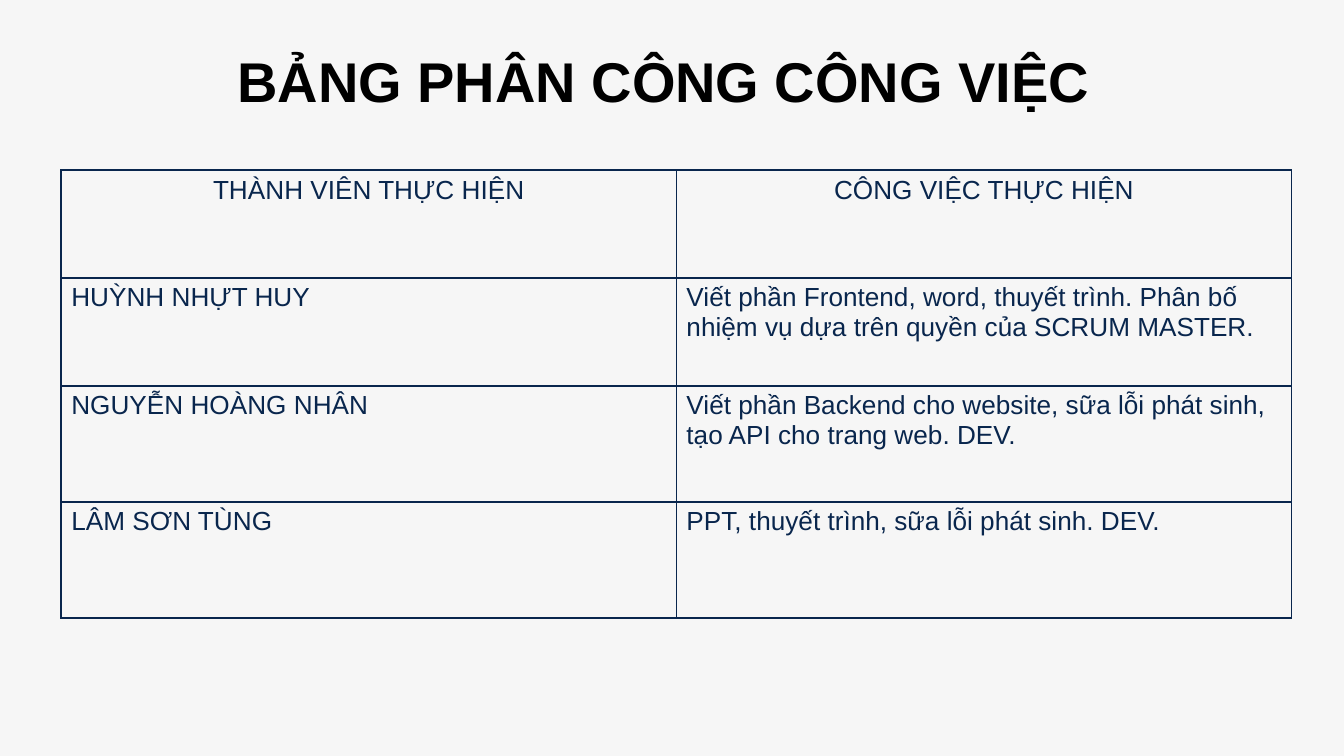
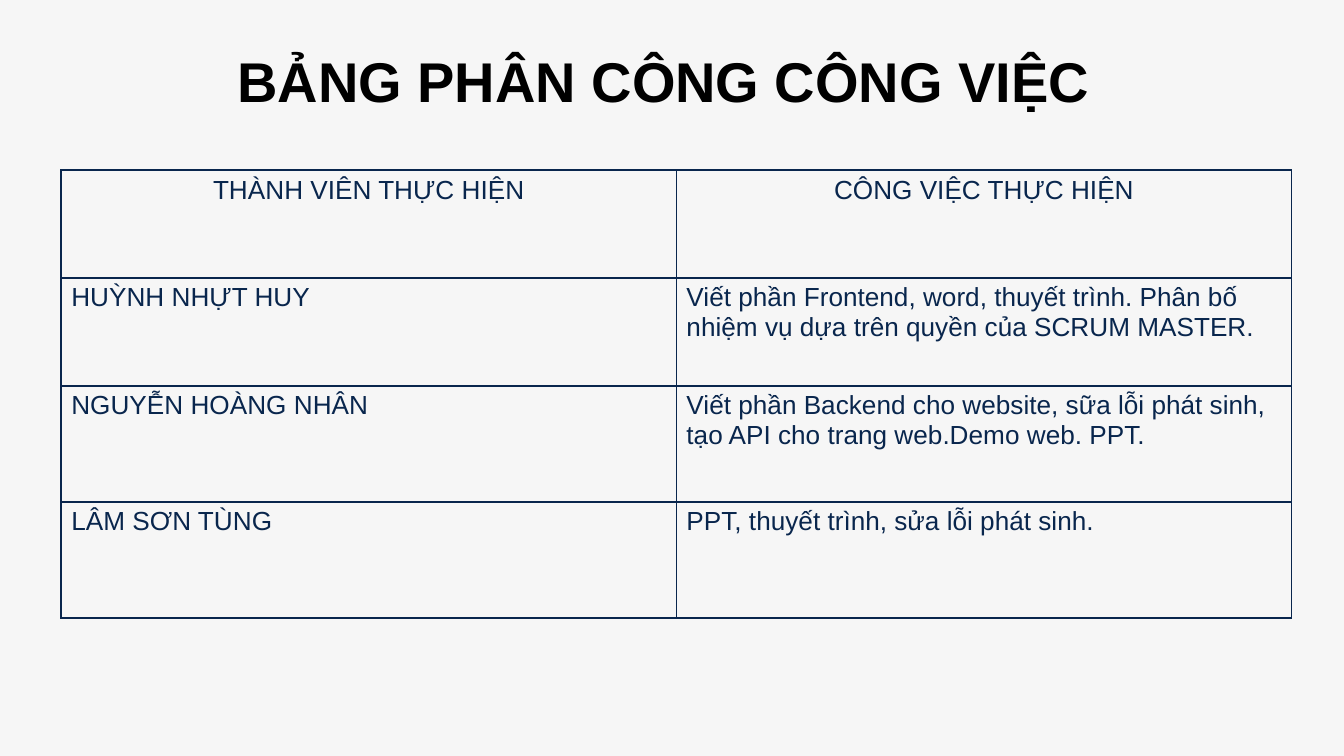
Before and after one commit to buggobugbug/DA_CongNghePhanMem_Shopphone_JS, a slide deck: slide 2 of thesis/báo cáo.pptx. Drawn at 1344x756 pixels with LibreOffice and Linux fonts; fonts in the diff are those of the drawing. Boxes give left, top, right and bottom in pixels: in the first picture for what was removed or moved away, otherwise in the second. Text is boxed around its words. In the diff, an @@ line names an element or a change of style, - is before the commit and + after.

```diff
--- a/thesis/báo cáo.pptx
+++ b/thesis/báo cáo.pptx
@@ table at <box>62,171,1293,618</box> @@
-row 3, column 2: Viết phần Backend cho website, sữa lỗi phát sinh, tạo API cho trang web. DEV.
+row 3, column 2: Viết phần Backend cho website, sữa lỗi phát sinh, tạo API cho trang web.Demo web. PPT.
-row 4, column 2: PPT, thuyết trình, sữa lỗi phát sinh. DEV.
+row 4, column 2: PPT, thuyết trình, sửa lỗi phát sinh.
```
Also in this commit, not shown: 1 other file.
